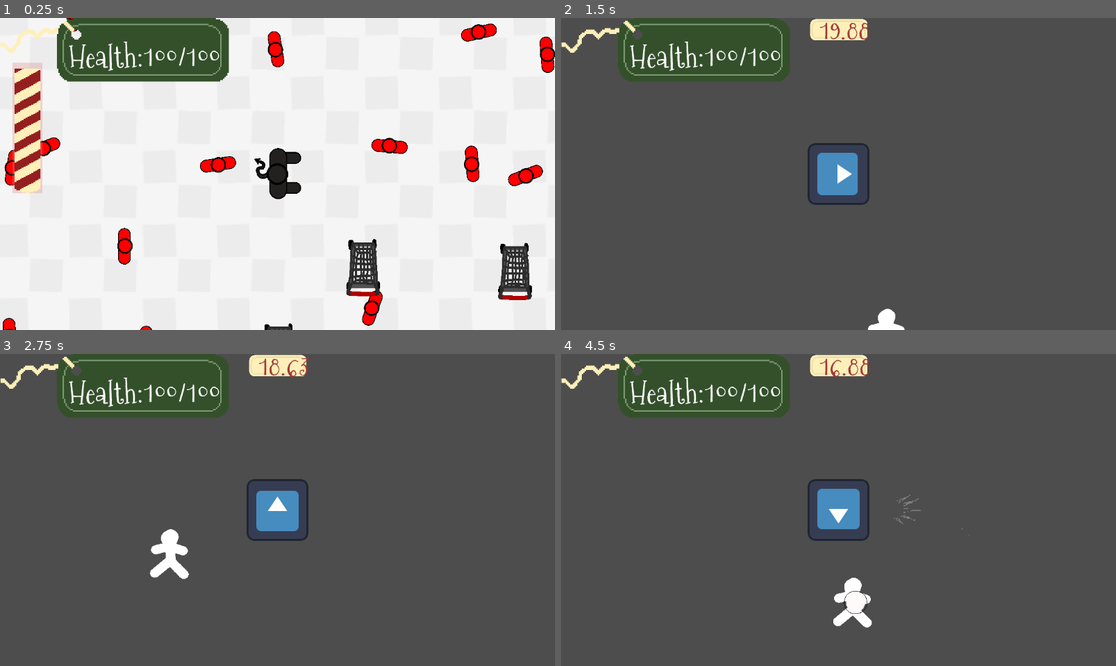
Above: before the commit, frames 1-4 (two rows, left to right).
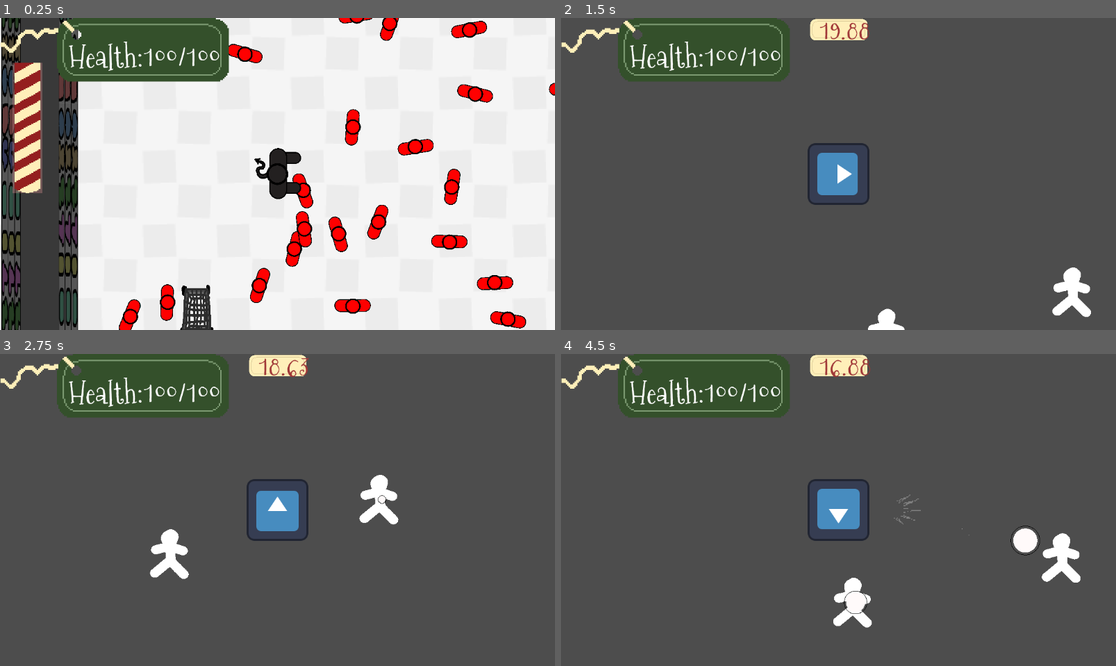
Above: after the commit, the same moments.

Repository: skeeeth/Krampus-Game
Game: Godot game, scene res://cart_test.tscn
Same seed, same stepped clock (60 frames per second), same inputs: the game is played once before the commit and once after it. The engine's default icon, where the game draws it, is replaced by a stand-in: a white triangle on a blue panel in a dark square.
Inputs:
- Up to frame 1 (0.25 s): no input
- Up to frame 2 (1.5 s): hold Right (right) 0.53-1.28 s; hold X (attack) 0.53-1.28 s; hold Down (down) from 1.28 s (still down); tap 1 (dev1) at 1.35 s
- Up to frame 3 (2.75 s): release Down (down) at 2.03 s; hold Right (right) from 2.03 s (still down); hold Z (interact) from 2.03 s (still down)
- Up to frame 4 (4.5 s): release Right (right) at 2.78 s; release Z (interact) at 2.78 s; hold Up (up) 2.78-3.53 s; tap X (attack) at 2.85 s; hold 1 (dev1) 3.53-4.28 s; hold Left (left) from 3.53 s (still down); tap Z (interact) at 4.35 s

The runs differ from the first frame. In frame 1, 21% of the frame differs, in the area x 0-100%, y 0-100%; in frame 2, 0.6%; in frame 3, 0.6%; in frame 4, 0.9%.

Commit message:
Fill out store with shelves and carts

Diff:
--- a/Environment/shelf.gd
+++ b/Environment/shelf.gd
@@ -8,11 +8,13 @@
 	#Note: I marked this rectangle shape as "Local to scene" in the editor
 	var shape_resource_duplicate:RectangleShape2D = $CollisionShape2D.shape.duplicate()
 
-	if ($Line2D.points.size() == 2):
-		$Line2D.points[0].y = 0
-		$Line2D.points[1].y = 0
-		var start_pos = $Line2D.points[0]
-		var end_pos = $Line2D.points[1]
+	if ($Line2DEdges.points.size() == 2):
+		$Line2DEdges.points[0].y = 0
+		$Line2DEdges.points[1].y = 0
+		var start_pos = $Line2DEdges.points[0]
+		var end_pos = $Line2DEdges.points[1]
+
+		$Line2DMiddle.points = $Line2DEdges.points
 
 		var displacement = end_pos - start_pos
 		var new_position = start_pos + displacement/2
--- a/Environment/shelf.tscn
+++ b/Environment/shelf.tscn
@@ -1,7 +1,8 @@
-[gd_scene load_steps=4 format=3 uid="uid://qgltf060t87h"]
+[gd_scene load_steps=5 format=3 uid="uid://qgltf060t87h"]
 
-[ext_resource type="Texture2D" uid="uid://bxwa5hkwc0dm" path="res://Environment/store_shelf_skewed.png" id="1_7wnyy"]
 [ext_resource type="Script" path="res://Environment/shelf.gd" id="1_r3fwe"]
+[ext_resource type="Texture2D" uid="uid://c186clhuni4rx" path="res://Environment/store_shelf_skewed_edges.png" id="2_47crw"]
+[ext_resource type="Texture2D" uid="uid://ystqapdwubp5" path="res://Environment/store_shelf_skewed_middle.png" id="3_0jgoq"]
 
 [sub_resource type="RectangleShape2D" id="RectangleShape2D_oadqk"]
 resource_local_to_scene = true
@@ -13,11 +14,19 @@
 script = ExtResource("1_r3fwe")
 metadata/_edit_group_ = true
 
-[node name="Line2D" type="Line2D" parent="."]
+[node name="Line2DEdges" type="Line2D" parent="."]
 texture_repeat = 2
 points = PackedVector2Array(0, 0, 1000, 0)
 width = 200.0
-texture = ExtResource("1_7wnyy")
+texture = ExtResource("2_47crw")
+texture_mode = 1
+
+[node name="Line2DMiddle" type="Line2D" parent="."]
+z_index = 1
+texture_repeat = 2
+points = PackedVector2Array(0, 0, 1000, 0)
+width = 200.0
+texture = ExtResource("3_0jgoq")
 texture_mode = 1
 
 [node name="CollisionShape2D" type="CollisionShape2D" parent="."]
--- a/Player/player_variables.gd
+++ b/Player/player_variables.gd
@@ -17,7 +17,7 @@
 		max_hp = v
 		health_changed.emit(current_health)
 var sack_heal:float = 20
-var cheer_rate:float = 3
+var cheer_rate:float = 0.01#3
 var survival_time:float = 20
 var walkspeed:float = 200
 var dash_multiplier:float = 4
--- a/cart_test.tscn
+++ b/cart_test.tscn
@@ -1,11 +1,12 @@
-[gd_scene load_steps=10 format=3 uid="uid://cjkdw2t1rp0q5"]
+[gd_scene load_steps=11 format=3 uid="uid://cjkdw2t1rp0q5"]
 
 [ext_resource type="PackedScene" uid="uid://cdv7yypqfldh4" path="res://Carts/shopping_cart.tscn" id="1_qvt7r"]
 [ext_resource type="PackedScene" uid="uid://prm2p3mxsryu" path="res://Player/krampus.tscn" id="2_regcu"]
+[ext_resource type="Texture2D" uid="uid://st7m3f6mvyde" path="res://white_square.png" id="4_nblo3"]
 [ext_resource type="PackedScene" uid="uid://qgltf060t87h" path="res://Environment/shelf.tscn" id="5_pccs1"]
 [ext_resource type="PackedScene" uid="uid://biu0vrh6mioda" path="res://Player/store_ui.tscn" id="7_srwat"]
 [ext_resource type="Texture2D" uid="uid://cofnknj7tvoa3" path="res://Environment/white_checkered_tile.png" id="7_v53y3"]
-[ext_resource type="Script" path="res://npc_spawner.gd" id="8_i46bc"]
+[ext_resource type="Script" path="res://npc/npc_spawner.gd" id="8_i46bc"]
 
 [sub_resource type="RectangleShape2D" id="RectangleShape2D_fikin"]
 resource_local_to_scene = true
@@ -21,13 +22,50 @@
 [node name="CartTest" type="Node2D"]
 
 [node name="ShoppingCart" parent="." instance=ExtResource("1_qvt7r")]
-position = Vector2(224, 256)
+position = Vector2(2540, -574)
+
+[node name="ShoppingCart15" parent="." instance=ExtResource("1_qvt7r")]
+position = Vector2(2007, -29)
+
+[node name="ShoppingCart16" parent="." instance=ExtResource("1_qvt7r")]
+position = Vector2(557, -514)
+
+[node name="ShoppingCart5" parent="." instance=ExtResource("1_qvt7r")]
+position = Vector2(3609, 1599)
+
+[node name="ShoppingCart6" parent="." instance=ExtResource("1_qvt7r")]
+position = Vector2(5059, -269)
+
+[node name="ShoppingCart7" parent="." instance=ExtResource("1_qvt7r")]
+position = Vector2(4763, 1370)
 
 [node name="ShoppingCart4" parent="." instance=ExtResource("1_qvt7r")]
-position = Vector2(217, 751)
+position = Vector2(-1682, 1801)
+rotation = 0.47822
 
 [node name="ShoppingCart3" parent="." instance=ExtResource("1_qvt7r")]
-position = Vector2(6, 475)
+position = Vector2(-208, 375)
+
+[node name="ShoppingCart8" parent="." instance=ExtResource("1_qvt7r")]
+position = Vector2(-940, 1870)
+
+[node name="ShoppingCart9" parent="." instance=ExtResource("1_qvt7r")]
+position = Vector2(-2511, -590)
+
+[node name="ShoppingCart10" parent="." instance=ExtResource("1_qvt7r")]
+position = Vector2(295, 2198)
+
+[node name="ShoppingCart11" parent="." instance=ExtResource("1_qvt7r")]
+position = Vector2(1251, 2171)
+
+[node name="ShoppingCart12" parent="." instance=ExtResource("1_qvt7r")]
+position = Vector2(3595, 2243)
+
+[node name="ShoppingCart13" parent="." instance=ExtResource("1_qvt7r")]
+position = Vector2(-3099, 769)
+
+[node name="ShoppingCart14" parent="." instance=ExtResource("1_qvt7r")]
+position = Vector2(3134, -645)
 
 [node name="Krampus" parent="." instance=ExtResource("2_regcu")]
 
@@ -35,7 +73,7 @@
 zoom = Vector2(0.8, 0.8)
 
 [node name="ShoppingCart2" parent="." instance=ExtResource("1_qvt7r")]
-position = Vector2(618, 266)
+position = Vector2(1940, 1196)
 
 [node name="LevelBoundaries" type="Node2D" parent="."]
 
@@ -43,133 +81,417 @@
 position = Vector2(-3391, 5005)
 rotation = -1.5708
 
-[node name="Line2D" parent="LevelBoundaries/WestWall" index="0"]
-points = PackedVector2Array(0, 0, 11294, 51.0005)
-
-[node name="CollisionShape2D" parent="LevelBoundaries/WestWall" index="1"]
+[node name="Line2DEdges" parent="LevelBoundaries/WestWall" index="0"]
+points = PackedVector2Array(0, 0, 7656, 23.0276)
+
+[node name="CollisionShape2D" parent="LevelBoundaries/WestWall" index="2"]
+visible = false
 position = Vector2(1065, 0)
 shape = SubResource("RectangleShape2D_fikin")
 
 [node name="EastWall" parent="LevelBoundaries" instance=ExtResource("5_pccs1")]
-position = Vector2(6759, 5008)
-rotation = -1.5708
-
-[node name="Line2D" parent="LevelBoundaries/EastWall" index="0"]
-points = PackedVector2Array(0, 0, 11294, 51.0005)
-
-[node name="CollisionShape2D" parent="LevelBoundaries/EastWall" index="1"]
+position = Vector2(5514, 4983)
+rotation = -1.5708
+
+[node name="Line2DEdges" parent="LevelBoundaries/EastWall" index="0"]
+points = PackedVector2Array(0, 0, 7903, 8.02881)
+
+[node name="CollisionShape2D" parent="LevelBoundaries/EastWall" index="2"]
+visible = false
 position = Vector2(1065, 0)
 shape = SubResource("RectangleShape2D_fikin")
 
 [node name="NorthWall" parent="LevelBoundaries" instance=ExtResource("5_pccs1")]
 position = Vector2(-7945, -879)
 
-[node name="Line2D" parent="LevelBoundaries/NorthWall" index="0"]
-points = PackedVector2Array(0, 0, 24086, -177)
-
-[node name="CollisionShape2D" parent="LevelBoundaries/NorthWall" index="1"]
+[node name="Line2DEdges" parent="LevelBoundaries/NorthWall" index="0"]
+points = PackedVector2Array(0, 0, 17544, -11)
+
+[node name="CollisionShape2D" parent="LevelBoundaries/NorthWall" index="2"]
+visible = false
 position = Vector2(1065, 0)
 shape = SubResource("RectangleShape2D_bl3mv")
 
 [node name="SouthWall" parent="LevelBoundaries" instance=ExtResource("5_pccs1")]
-position = Vector2(-8276, 2594)
-
-[node name="Line2D" parent="LevelBoundaries/SouthWall" index="0"]
-points = PackedVector2Array(0, 0, 24086, -177)
-
-[node name="CollisionShape2D" parent="LevelBoundaries/SouthWall" index="1"]
-position = Vector2(1065, 0)
-shape = SubResource("RectangleShape2D_bl3mv")
+position = Vector2(-4029, 2522)
+
+[node name="Line2DEdges" parent="LevelBoundaries/SouthWall" index="0"]
+points = PackedVector2Array(0, 0, 12308, -9)
+
+[node name="CollisionShape2D" parent="LevelBoundaries/SouthWall" index="2"]
+visible = false
+position = Vector2(1065, 0)
+shape = SubResource("RectangleShape2D_bl3mv")
+
+[node name="NorthGreyBlob" type="Sprite2D" parent="LevelBoundaries"]
+modulate = Color(0.223529, 0.223529, 0.223529, 1)
+z_index = 10
+position = Vector2(1883, -2992.5)
+scale = Vector2(43.4, 10.5525)
+texture = ExtResource("4_nblo3")
+
+[node name="WestGreyBlob" type="Sprite2D" parent="LevelBoundaries"]
+modulate = Color(0.223529, 0.223529, 0.223529, 1)
+z_index = 10
+position = Vector2(-12057, 831)
+scale = Vector2(43.4, 10.5525)
+texture = ExtResource("4_nblo3")
+
+[node name="SouthGreyBlob" type="Sprite2D" parent="LevelBoundaries"]
+modulate = Color(0.223529, 0.223529, 0.223529, 1)
+z_index = 10
+position = Vector2(757, 4631)
+scale = Vector2(43.4, 10.5525)
+texture = ExtResource("4_nblo3")
+
+[node name="EastGreyBlob" type="Sprite2D" parent="LevelBoundaries"]
+modulate = Color(0.223529, 0.223529, 0.223529, 1)
+z_index = 10
+position = Vector2(14206, 1047)
+scale = Vector2(43.4, 10.5525)
+texture = ExtResource("4_nblo3")
 
 [node name="West wall cluster" type="Node2D" parent="."]
 
 [node name="WestWall2" parent="West wall cluster" instance=ExtResource("5_pccs1")]
-position = Vector2(-2693, 1940)
-rotation = -1.5708
-
-[node name="Line2D" parent="West wall cluster/WestWall2" index="0"]
-points = PackedVector2Array(0, 0, 1346, 4)
-
-[node name="CollisionShape2D" parent="West wall cluster/WestWall2" index="1"]
+position = Vector2(-2904, 2170)
+rotation = -1.5708
+
+[node name="CollisionShape2D" parent="West wall cluster/WestWall2" index="2"]
+visible = false
+position = Vector2(1065, 0)
+shape = SubResource("RectangleShape2D_fikin")
+
+[node name="WestWall6" parent="West wall cluster" instance=ExtResource("5_pccs1")]
+position = Vector2(-2904, 599)
+rotation = -1.5708
+
+[node name="CollisionShape2D" parent="West wall cluster/WestWall6" index="2"]
+visible = false
 position = Vector2(1065, 0)
 shape = SubResource("RectangleShape2D_fikin")
 
 [node name="WestWall3" parent="West wall cluster" instance=ExtResource("5_pccs1")]
-position = Vector2(-1729, 1381)
-rotation = -1.5708
-
-[node name="Line2D" parent="West wall cluster/WestWall3" index="0"]
-points = PackedVector2Array(0, 0, 1346, 4)
-
-[node name="CollisionShape2D" parent="West wall cluster/WestWall3" index="1"]
+position = Vector2(-1993, 1732)
+rotation = -1.5708
+
+[node name="Line2DEdges" parent="West wall cluster/WestWall3" index="0"]
+points = PackedVector2Array(0, 0, 1295, 4.00464)
+
+[node name="CollisionShape2D" parent="West wall cluster/WestWall3" index="2"]
+visible = false
 position = Vector2(1065, 0)
 shape = SubResource("RectangleShape2D_fikin")
 
 [node name="WestWall4" parent="West wall cluster" instance=ExtResource("5_pccs1")]
-position = Vector2(-2217, 1389)
-rotation = -1.5708
-
-[node name="Line2D" parent="West wall cluster/WestWall4" index="0"]
-points = PackedVector2Array(0, 0, 1346, 4)
-
-[node name="CollisionShape2D" parent="West wall cluster/WestWall4" index="1"]
+position = Vector2(-2481, 1740)
+rotation = -1.5708
+
+[node name="Line2DEdges" parent="West wall cluster/WestWall4" index="0"]
+points = PackedVector2Array(0, 0, 1291, 6.00464)
+
+[node name="CollisionShape2D" parent="West wall cluster/WestWall4" index="2"]
+visible = false
 position = Vector2(1065, 0)
 shape = SubResource("RectangleShape2D_fikin")
 
 [node name="SouthWall2" parent="West wall cluster" instance=ExtResource("5_pccs1")]
-position = Vector2(-2321, 1724)
-
-[node name="Line2D" parent="West wall cluster/SouthWall2" index="0"]
-points = PackedVector2Array(0, 0, 1563, 7)
-
-[node name="CollisionShape2D" parent="West wall cluster/SouthWall2" index="1"]
+position = Vector2(-2585, 2075)
+
+[node name="CollisionShape2D" parent="West wall cluster/SouthWall2" index="2"]
+visible = false
+position = Vector2(1065, 0)
+shape = SubResource("RectangleShape2D_bl3mv")
+
+[node name="SouthWall3" parent="West wall cluster" instance=ExtResource("5_pccs1")]
+position = Vector2(-2585, 63)
+
+[node name="Line2DEdges" parent="West wall cluster/SouthWall3" index="0"]
+points = PackedVector2Array(0, 0, 1411, -5)
+
+[node name="CollisionShape2D" parent="West wall cluster/SouthWall3" index="2"]
+visible = false
+position = Vector2(1065, 0)
+shape = SubResource("RectangleShape2D_bl3mv")
+
+[node name="SouthWall5" parent="West wall cluster" instance=ExtResource("5_pccs1")]
+position = Vector2(-2147, -416)
+
+[node name="CollisionShape2D" parent="West wall cluster/SouthWall5" index="2"]
+visible = false
+position = Vector2(1065, 0)
+shape = SubResource("RectangleShape2D_bl3mv")
+
+[node name="SouthWall4" parent="West wall cluster" instance=ExtResource("5_pccs1")]
+position = Vector2(-1569, 505)
+
+[node name="CollisionShape2D" parent="West wall cluster/SouthWall4" index="2"]
+visible = false
 position = Vector2(1065, 0)
 shape = SubResource("RectangleShape2D_bl3mv")
 
 [node name="WestWall5" parent="West wall cluster" instance=ExtResource("5_pccs1")]
-position = Vector2(-1225, 1828)
-rotation = -1.5708
-
-[node name="Line2D" parent="West wall cluster/WestWall5" index="0"]
-points = PackedVector2Array(0, 0, 1346, 4)
-
-[node name="CollisionShape2D" parent="West wall cluster/WestWall5" index="1"]
+position = Vector2(-1489, 2179)
+rotation = -1.5708
+
+[node name="CollisionShape2D" parent="West wall cluster/WestWall5" index="2"]
+visible = false
+position = Vector2(1065, 0)
+shape = SubResource("RectangleShape2D_fikin")
+
+[node name="WestWall8" parent="West wall cluster" instance=ExtResource("5_pccs1")]
+position = Vector2(-947, 1646)
+rotation = -1.5708
+
+[node name="Line2DEdges" parent="West wall cluster/WestWall8" index="0"]
+points = PackedVector2Array(0, 0, 473, -0.998291)
+
+[node name="CollisionShape2D" parent="West wall cluster/WestWall8" index="2"]
+visible = false
+position = Vector2(1065, 0)
+shape = SubResource("RectangleShape2D_fikin")
+
+[node name="WestWall7" parent="West wall cluster" instance=ExtResource("5_pccs1")]
+position = Vector2(-617, 600)
+rotation = -1.5708
+
+[node name="Line2DEdges" parent="West wall cluster/WestWall7" index="0"]
+points = PackedVector2Array(0, 0, 1407, 3.00513)
+
+[node name="CollisionShape2D" parent="West wall cluster/WestWall7" index="2"]
+visible = false
 position = Vector2(1065, 0)
 shape = SubResource("RectangleShape2D_fikin")
 
 [node name="Middle wall cluster" type="Node2D" parent="."]
 
 [node name="SouthWall3" parent="Middle wall cluster" instance=ExtResource("5_pccs1")]
-position = Vector2(-545, 1136)
-
-[node name="Line2D" parent="Middle wall cluster/SouthWall3" index="0"]
-points = PackedVector2Array(0, 0, 3257, 17)
-
-[node name="CollisionShape2D" parent="Middle wall cluster/SouthWall3" index="1"]
+position = Vector2(-494, 958)
+
+[node name="Line2DEdges" parent="Middle wall cluster/SouthWall3" index="0"]
+points = PackedVector2Array(0, 0, 3462, -2)
+
+[node name="CollisionShape2D" parent="Middle wall cluster/SouthWall3" index="2"]
+visible = false
+position = Vector2(1065, 0)
+shape = SubResource("RectangleShape2D_bl3mv")
+
+[node name="SouthWall4" parent="Middle wall cluster" instance=ExtResource("5_pccs1")]
+position = Vector2(1625, 2068)
+
+[node name="Line2DEdges" parent="Middle wall cluster/SouthWall4" index="0"]
+points = PackedVector2Array(0, 0, 1389, 1)
+
+[node name="CollisionShape2D" parent="Middle wall cluster/SouthWall4" index="2"]
+visible = false
+position = Vector2(1065, 0)
+shape = SubResource("RectangleShape2D_bl3mv")
+
+[node name="SouthWall6" parent="Middle wall cluster" instance=ExtResource("5_pccs1")]
+position = Vector2(2255, 1575)
+
+[node name="CollisionShape2D" parent="Middle wall cluster/SouthWall6" index="2"]
+visible = false
+position = Vector2(1065, 0)
+shape = SubResource("RectangleShape2D_bl3mv")
+
+[node name="SouthWall5" parent="Middle wall cluster" instance=ExtResource("5_pccs1")]
+position = Vector2(3312, 2064)
+
+[node name="Line2DEdges" parent="Middle wall cluster/SouthWall5" index="0"]
+points = PackedVector2Array(0, 0, 1296, 0)
+
+[node name="CollisionShape2D" parent="Middle wall cluster/SouthWall5" index="2"]
+visible = false
 position = Vector2(1065, 0)
 shape = SubResource("RectangleShape2D_bl3mv")
 
 [node name="WestWall4" parent="Middle wall cluster" instance=ExtResource("5_pccs1")]
-position = Vector2(136, 2444)
-rotation = -1.5708
-
-[node name="Line2D" parent="Middle wall cluster/WestWall4" index="0"]
-points = PackedVector2Array(0, 0, 776, 22)
-
-[node name="CollisionShape2D" parent="Middle wall cluster/WestWall4" index="1"]
+position = Vector2(103, 2484)
+rotation = -1.5708
+
+[node name="CollisionShape2D" parent="Middle wall cluster/WestWall4" index="2"]
+visible = false
+position = Vector2(1065, 0)
+shape = SubResource("RectangleShape2D_fikin")
+
+[node name="WestWall6" parent="Middle wall cluster" instance=ExtResource("5_pccs1")]
+position = Vector2(-492, 2766)
+rotation = -1.5708
+
+[node name="CollisionShape2D" parent="Middle wall cluster/WestWall6" index="2"]
+visible = false
+position = Vector2(1065, 0)
+shape = SubResource("RectangleShape2D_fikin")
+
+[node name="WestWall8" parent="Middle wall cluster" instance=ExtResource("5_pccs1")]
+position = Vector2(1720, 1446)
+rotation = -1.5708
+
+[node name="Line2DEdges" parent="Middle wall cluster/WestWall8" index="0"]
+points = PackedVector2Array(0, 0, 520, -2.99805)
+
+[node name="CollisionShape2D" parent="Middle wall cluster/WestWall8" index="2"]
+visible = false
 position = Vector2(1065, 0)
 shape = SubResource("RectangleShape2D_fikin")
 
 [node name="WestWall5" parent="Middle wall cluster" instance=ExtResource("5_pccs1")]
-position = Vector2(1095, 2195)
-rotation = -1.5708
-
-[node name="Line2D" parent="Middle wall cluster/WestWall5" index="0"]
-points = PackedVector2Array(0, 0, 612, 4)
-
-[node name="CollisionShape2D" parent="Middle wall cluster/WestWall5" index="1"]
-position = Vector2(1065, 0)
-shape = SubResource("RectangleShape2D_fikin")
+position = Vector2(662, 2044)
+rotation = -1.5708
+
+[node name="Line2DEdges" parent="Middle wall cluster/WestWall5" index="0"]
+points = PackedVector2Array(0, 0, 747, -0.997314)
+
+[node name="Line2DMiddle" parent="Middle wall cluster/WestWall5" index="1"]
+points = PackedVector2Array(0, 0, 736, -0.997375)
+
+[node name="CollisionShape2D" parent="Middle wall cluster/WestWall5" index="2"]
+visible = false
+position = Vector2(1065, 0)
+shape = SubResource("RectangleShape2D_fikin")
+
+[node name="WestWall7" parent="Middle wall cluster" instance=ExtResource("5_pccs1")]
+position = Vector2(1191, 1822)
+rotation = -1.5708
+
+[node name="Line2DEdges" parent="Middle wall cluster/WestWall7" index="0"]
+points = PackedVector2Array(0, 0, 905, 2.0033)
+
+[node name="CollisionShape2D" parent="Middle wall cluster/WestWall7" index="2"]
+visible = false
+position = Vector2(1065, 0)
+shape = SubResource("RectangleShape2D_fikin")
+
+[node name="East wall cluster" type="Node2D" parent="."]
+
+[node name="WestWall9" parent="East wall cluster" instance=ExtResource("5_pccs1")]
+position = Vector2(2901, 545)
+rotation = -1.5708
+
+[node name="Line2DEdges" parent="East wall cluster/WestWall9" index="0"]
+points = PackedVector2Array(0, 0, 1346, -1.99512)
+
+[node name="CollisionShape2D" parent="East wall cluster/WestWall9" index="2"]
+visible = false
+position = Vector2(1065, 0)
+shape = SubResource("RectangleShape2D_fikin")
+
+[node name="WestWall10" parent="East wall cluster" instance=ExtResource("5_pccs1")]
+position = Vector2(3457, 1231)
+rotation = -1.5708
+
+[node name="Line2DEdges" parent="East wall cluster/WestWall10" index="0"]
+points = PackedVector2Array(0, 0, 1676, -8.9939)
+
+[node name="CollisionShape2D" parent="East wall cluster/WestWall10" index="2"]
+visible = false
+position = Vector2(1065, 0)
+shape = SubResource("RectangleShape2D_fikin")
+
+[node name="WestWall13" parent="East wall cluster" instance=ExtResource("5_pccs1")]
+position = Vector2(4529, 2143)
+rotation = -1.5708
+
+[node name="CollisionShape2D" parent="East wall cluster/WestWall13" index="2"]
+visible = false
+position = Vector2(1065, 0)
+shape = SubResource("RectangleShape2D_fikin")
+
+[node name="WestWall12" parent="East wall cluster" instance=ExtResource("5_pccs1")]
+position = Vector2(4019, 2138)
+rotation = -1.5708
+
+[node name="Line2DEdges" parent="East wall cluster/WestWall12" index="0"]
+points = PackedVector2Array(0, 0, 608, 1.0022)
+
+[node name="CollisionShape2D" parent="East wall cluster/WestWall12" index="2"]
+visible = false
+position = Vector2(1065, 0)
+shape = SubResource("RectangleShape2D_fikin")
+
+[node name="WestWall11" parent="East wall cluster" instance=ExtResource("5_pccs1")]
+position = Vector2(5034, 797)
+rotation = -1.5708
+
+[node name="CollisionShape2D" parent="East wall cluster/WestWall11" index="2"]
+visible = false
+position = Vector2(1065, 0)
+shape = SubResource("RectangleShape2D_fikin")
+
+[node name="SouthWall7" parent="East wall cluster" instance=ExtResource("5_pccs1")]
+position = Vector2(3738, -540)
+
+[node name="Line2DEdges" parent="East wall cluster/SouthWall7" index="0"]
+points = PackedVector2Array(0, 0, 842, 1)
+
+[node name="CollisionShape2D" parent="East wall cluster/SouthWall7" index="2"]
+visible = false
+position = Vector2(1065, 0)
+shape = SubResource("RectangleShape2D_bl3mv")
+
+[node name="SouthWall8" parent="East wall cluster" instance=ExtResource("5_pccs1")]
+position = Vector2(3758, -162)
+
+[node name="Line2DEdges" parent="East wall cluster/SouthWall8" index="0"]
+points = PackedVector2Array(0, 0, 830, 1)
+
+[node name="CollisionShape2D" parent="East wall cluster/SouthWall8" index="2"]
+visible = false
+position = Vector2(1065, 0)
+shape = SubResource("RectangleShape2D_bl3mv")
+
+[node name="SouthWall9" parent="East wall cluster" instance=ExtResource("5_pccs1")]
+position = Vector2(3753, 261)
+
+[node name="Line2DEdges" parent="East wall cluster/SouthWall9" index="0"]
+points = PackedVector2Array(0, 0, 823, -3)
+
+[node name="CollisionShape2D" parent="East wall cluster/SouthWall9" index="2"]
+visible = false
+position = Vector2(1065, 0)
+shape = SubResource("RectangleShape2D_bl3mv")
+
+[node name="SouthWall11" parent="East wall cluster" instance=ExtResource("5_pccs1")]
+position = Vector2(3354, 1135)
+
+[node name="Line2DEdges" parent="East wall cluster/SouthWall11" index="0"]
+points = PackedVector2Array(0, 0, 814, 0)
+
+[node name="CollisionShape2D" parent="East wall cluster/SouthWall11" index="2"]
+visible = false
+position = Vector2(1065, 0)
+shape = SubResource("RectangleShape2D_bl3mv")
+
+[node name="SouthWall12" parent="East wall cluster" instance=ExtResource("5_pccs1")]
+position = Vector2(4852, 1829)
+
+[node name="CollisionShape2D" parent="East wall cluster/SouthWall12" index="2"]
+visible = false
+position = Vector2(1065, 0)
+shape = SubResource("RectangleShape2D_bl3mv")
+
+[node name="SouthWall13" parent="East wall cluster" instance=ExtResource("5_pccs1")]
+position = Vector2(4433, 1137)
+
+[node name="Line2DEdges" parent="East wall cluster/SouthWall13" index="0"]
+points = PackedVector2Array(0, 0, 721, 0)
+
+[node name="CollisionShape2D" parent="East wall cluster/SouthWall13" index="2"]
+visible = false
+position = Vector2(1065, 0)
+shape = SubResource("RectangleShape2D_bl3mv")
+
+[node name="SouthWall10" parent="East wall cluster" instance=ExtResource("5_pccs1")]
+position = Vector2(3765, 687)
+
+[node name="Line2DEdges" parent="East wall cluster/SouthWall10" index="0"]
+points = PackedVector2Array(0, 0, 1296, -1)
+
+[node name="CollisionShape2D" parent="East wall cluster/SouthWall10" index="2"]
+visible = false
+position = Vector2(1065, 0)
+shape = SubResource("RectangleShape2D_bl3mv")
 
 [node name="Floor" type="TextureRect" parent="."]
 z_index = -10
@@ -198,18 +520,42 @@
 position = Vector2(-3196, -718)
 
 [node name="LowerRightBoundPosition" type="Node2D" parent="NPCSpawner"]
-position = Vector2(6590, 2336)
+position = Vector2(5282, 2317)
 
 [editable path="LevelBoundaries/WestWall"]
 [editable path="LevelBoundaries/EastWall"]
 [editable path="LevelBoundaries/NorthWall"]
 [editable path="LevelBoundaries/SouthWall"]
 [editable path="West wall cluster/WestWall2"]
+[editable path="West wall cluster/WestWall6"]
 [editable path="West wall cluster/WestWall3"]
 [editable path="West wall cluster/WestWall4"]
 [editable path="West wall cluster/SouthWall2"]
+[editable path="West wall cluster/SouthWall3"]
+[editable path="West wall cluster/SouthWall5"]
+[editable path="West wall cluster/SouthWall4"]
 [editable path="West wall cluster/WestWall5"]
+[editable path="West wall cluster/WestWall8"]
+[editable path="West wall cluster/WestWall7"]
 [editable path="Middle wall cluster/SouthWall3"]
+[editable path="Middle wall cluster/SouthWall4"]
+[editable path="Middle wall cluster/SouthWall6"]
+[editable path="Middle wall cluster/SouthWall5"]
 [editable path="Middle wall cluster/WestWall4"]
+[editable path="Middle wall cluster/WestWall6"]
+[editable path="Middle wall cluster/WestWall8"]
 [editable path="Middle wall cluster/WestWall5"]
+[editable path="Middle wall cluster/WestWall7"]
+[editable path="East wall cluster/WestWall9"]
+[editable path="East wall cluster/WestWall10"]
+[editable path="East wall cluster/WestWall13"]
+[editable path="East wall cluster/WestWall12"]
+[editable path="East wall cluster/WestWall11"]
+[editable path="East wall cluster/SouthWall7"]
+[editable path="East wall cluster/SouthWall8"]
+[editable path="East wall cluster/SouthWall9"]
+[editable path="East wall cluster/SouthWall11"]
+[editable path="East wall cluster/SouthWall12"]
+[editable path="East wall cluster/SouthWall13"]
+[editable path="East wall cluster/SouthWall10"]
 [editable path="StoreUI"]
Binary file added: Environment/store_shelf_skewed_edges.png
Not shown, added: Environment/store_shelf_skewed_edges.png.import
Binary file added: Environment/store_shelf_skewed_middle.png
Not shown, added: Environment/store_shelf_skewed_middle.png.import
Renamed: npc_spawner.gd -> npc/npc_spawner.gd
